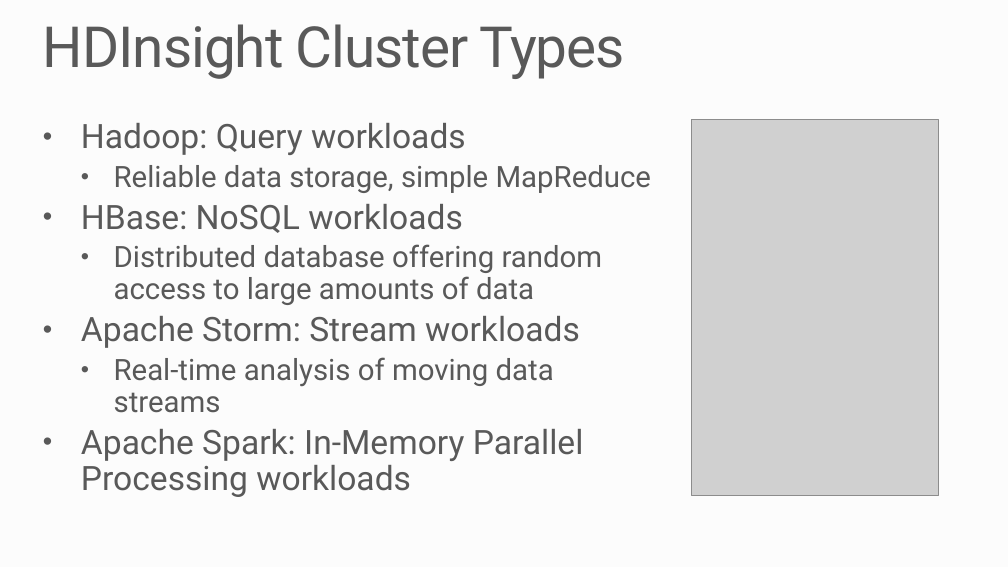
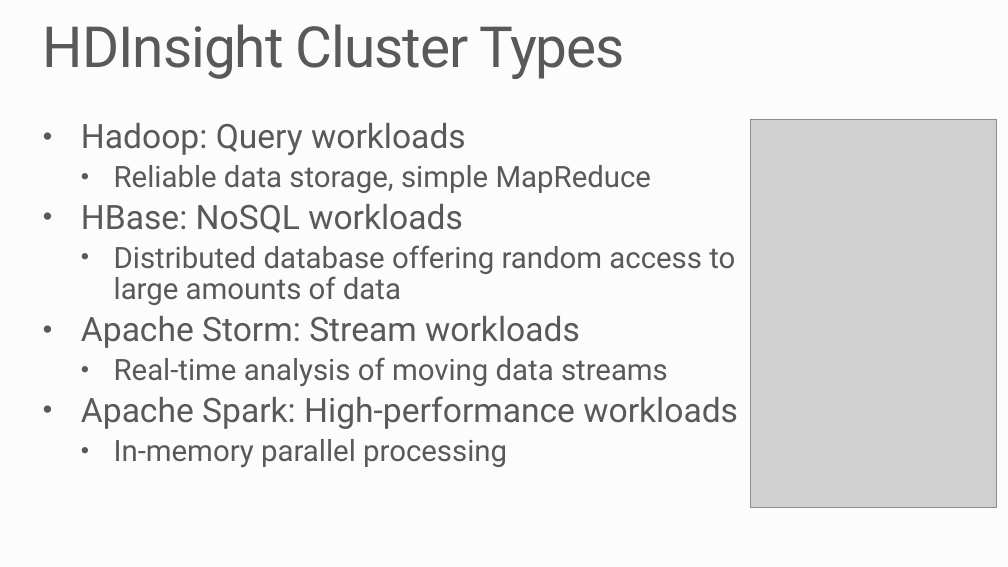
Before and after one commit to MSRConnections/Azure-training-course, a slide deck: slide 5 of Content/Big Data/Azure HDInsight.pptx (slide 4 before the commit). Drawn at 1008x567 pixels with LibreOffice and Linux fonts; fonts in the diff are those of the drawing; grey boxes stand for pictures; background and template pictures are left out. Boxes give left, top, right and bottom in pixels: in the first picture for what was removed or moved away, otherwise in the second. Text is boxed around its words. In the diff, an @@ line names an element or a change of style, - is before the commit and + after.

Commit message:
Added new Spark lab

```diff
--- a/Content/Big Data/Azure HDInsight.pptx
+++ b/Content/Big Data/Azure HDInsight.pptx
@@ picture: place and size @@
-picture at bbox=[692, 119, 939, 495]
+picture at bbox=[750, 119, 997, 507]
@@ text at bbox=[81, 396, 738, 468]: text changed @@
-• Apache Spark: In-Memory Parallel Processing workloads
+• Apache Spark: High-performance workloads
+  • In-memory parallel processing
```
Also in this commit, not shown: 2 other slides changed, 4 slides added, 1 slide removed, 25 other files.
